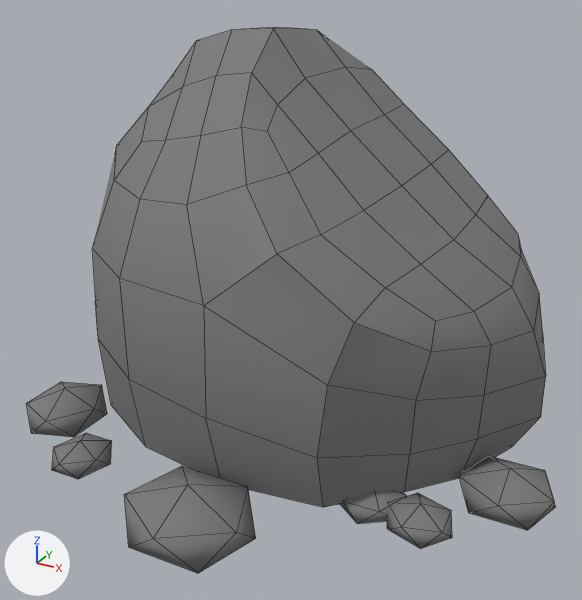
A saved change to the Blender file Assets/Blend-Dateien/Steinhindernis.blend.
Rendered twice from a 50 mm lens placed at (1.5, -2.99, 1.95), pointed at (-0.04, -0.2, 0.56). Arrows for +X, +Y and +Z are at lower left; the lights stay in place. Mesh edges are drawn as thin lines.
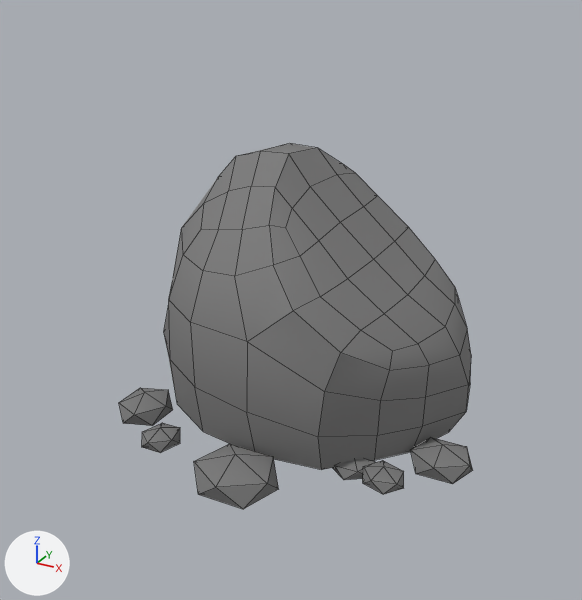
Boxes (x1, y1, x2, y2) around the edits, measured in the pictures (582 x 600 px):
'Cube', reshaped, rescaled (22% narrower, 24% shorter): before (92, 27, 546, 507); after (119, 143, 473, 509)
'Icosphere.001', deleted: before (124, 466, 256, 573)
'Icosphere.005', deleted: before (459, 456, 556, 530)
'Icosphere.002', deleted: before (26, 382, 107, 437)
'Icosphere.006', deleted: before (387, 493, 452, 549)
'Icosphere.003', deleted: before (52, 433, 112, 479)
'Icosphere.008', deleted: before (340, 491, 406, 524)
part 1 of me_cube, added: after (119, 388, 173, 426)
part 2 of me_cube, added: after (410, 438, 473, 484)
part 3 of me_cube, added: after (194, 444, 278, 509)
part 4 of me_cube, added: after (142, 423, 404, 495)

Patch to the scene script:
```diff
--- a/Assets/Blend-Dateien/Steinhindernis.blend.py
+++ b/Assets/Blend-Dateien/Steinhindernis.blend.py
@@ me_cube @@
 # used by ob_cube; location = (-0.006, 0.025, -0.057); scale = (1.1, 1.1, 1.1)
-me_cube.from_pydata(...)  # 122 vertices, 120 faces; spans x -1.06..0.93, y -0.85..0.91, z -0.01..1.54
+me_cube.from_pydata(...)  # 218 vertices, 280 faces; spans x -1.06..1.07, y -1.16..0.96, z -0.08..1.54
+# me_cube part 1: a new loose piece, an icosphere of 20 faces spanning x -1.01..-0.71, y -0.8..-0.47, z -0.05..0.15, in mat_stein (grey #7e7e7e)
+# me_cube part 2: a new loose piece, an icosphere of 20 faces spanning x 0.74..1.07, y -0.46..-0.15, z -0.05..0.15, in mat_stein (grey #7e7e7e)
+# me_cube part 3: a new loose piece, an icosphere of 20 faces spanning x -0.23..0.22, y -1.16..-0.76, z -0.08..0.18, in mat_stein (grey #7e7e7e)
+# me_cube part 4
+# 36 vertices are added at x -0.67..0.8, y -0.98..-0.47, z -0.01..0.12
+# 60 new faces join them
 me_cube.materials.append(mat_stein)
@@ ob_cube @@
 ob_cube.location = (-0.006, 0.025, -0.057)
-ob_cube.scale = (1.1, 1.1, 1.1)
+ob_cube.scale = (0.766, 0.766, 0.766)
@@ ob_icosphere_002 @@
-ob_icosphere_002 = bpy.data.objects.new('Icosphere.002', me_icosphere_002)
-ob_icosphere_002.location = (-0.951, -0.673, 0.001)
-ob_icosphere_002.scale = (0.187, 0.213, 0.107)
@@ ob_icosphere_003 @@
-ob_icosphere_003 = bpy.data.objects.new('Icosphere.003', me_icosphere_003)
-ob_icosphere_003.location = (-0.634, -0.925, 0.001)
-ob_icosphere_003.rotation_euler = (0.0, 0.0, -0.309)  # degrees (0, 0, -18)
-ob_icosphere_003.scale = (0.127, 0.145, 0.073)
@@ ob_icosphere_005 @@
-ob_icosphere_005 = bpy.data.objects.new('Icosphere.005', me_icosphere_005)
-ob_icosphere_005.location = (0.987, -0.311, 0.001)
-ob_icosphere_005.rotation_euler = (0.0, 0.0, -1.533)  # degrees (0, 0, -88)
-ob_icosphere_005.scale = (0.187, 0.213, 0.107)
@@ ob_icosphere_006 @@
-ob_icosphere_006 = bpy.data.objects.new('Icosphere.006', me_icosphere_006)
-ob_icosphere_006.location = (0.747, -0.638, 0.001)
-ob_icosphere_006.rotation_euler = (0.0, 0.0, -1.842)  # degrees (0, 0, -106)
-ob_icosphere_006.scale = (0.127, 0.145, 0.073)
@@ ob_icosphere_008 @@
-ob_icosphere_008 = bpy.data.objects.new('Icosphere.008', me_icosphere_008)
-ob_icosphere_008.location = (0.548, -0.612, 0.001)
-ob_icosphere_008.rotation_euler = (0.0, 0.0, -0.947)  # degrees (0, 0, -54)
-ob_icosphere_008.scale = (0.127, 0.145, 0.073)
@@ ob_icosphere_001 @@
-ob_icosphere_001 = bpy.data.objects.new('Icosphere.001', me_icosphere_009)
-ob_icosphere_001.location = (-0.011, -1.032, 0.001)
-ob_icosphere_001.rotation_euler = (0.0, 0.0, -1.533)  # degrees (0, 0, -88)
-ob_icosphere_001.scale = (0.25, 0.285, 0.143)
```
